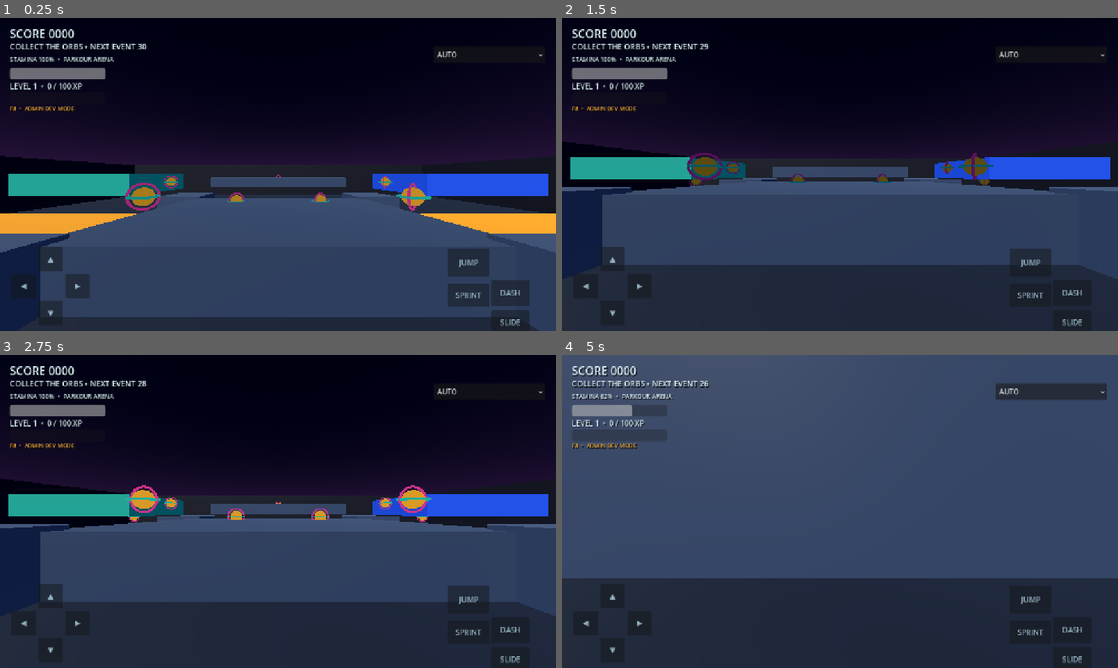
Above: before the commit, frames 1-4 (two rows, left to right).
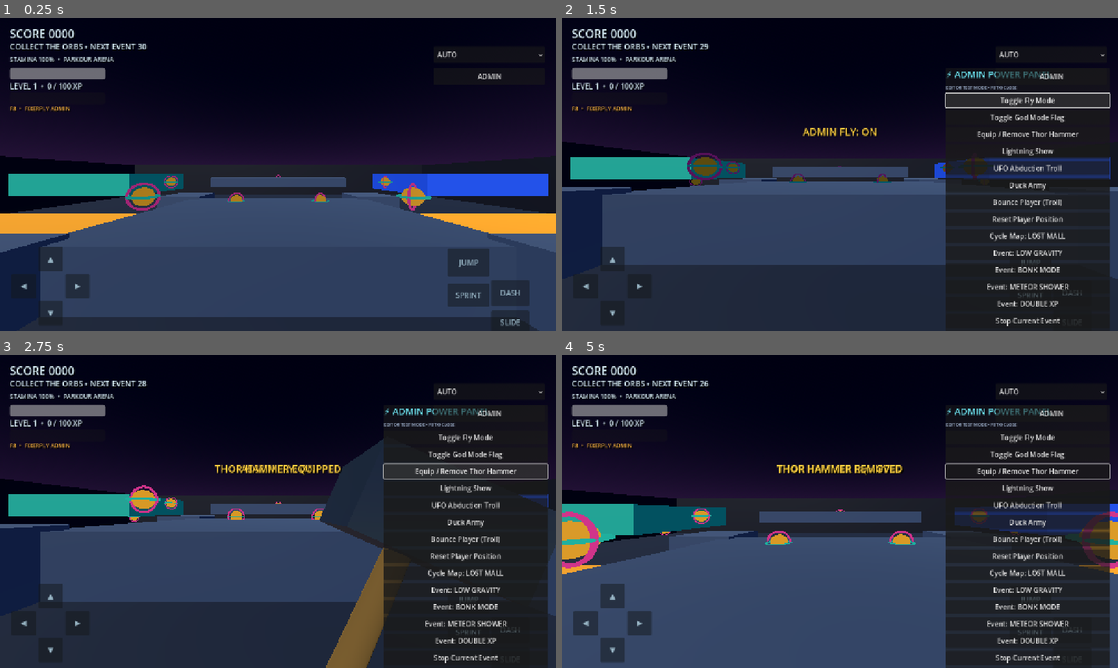
Above: after the commit, the same moments.

Repository: cemilocaq-star/Game
Game: Godot game, scene res://main.tscn
The game is run twice, just before and just after one commit, with the same random seed, the same clock (stepped at 60 frames per second) and the same inputs.
Inputs (mouse positions are in pixels of both pictures, inside the frame that each line leads up to):
- Up to frame 1 (0.25 s): no input
- Up to frame 2 (1.5 s): click (1051, 77) at 0.5 s, where only the run after the commit has a clickable "ADMIN"; click (1029, 99) at 1.25 s, where only the run after the commit has a clickable "Toggle Fly Mode"
- Up to frame 3 (2.75 s): click (467, 470) at 2 s, where only the run after the commit has a clickable "Equip / Remove Thor Hammer"
- Up to frame 4 (5 s): tap Enter at 2.75 s; move the mouse to (867, 511) at 2.77 s; hold W (move_forward) from 2.78 s (still down); tap Q (dash) at 2.85 s; tap Space (jump) at 3.02, 3.77 s; move the mouse to (812, 511) at 3.52 s; tap Ctrl (slide) at 3.6 s; move the mouse to (851, 505) at 4.27 s; hold Shift (sprint) from 4.28 s (still down)

The runs differ from the first frame. In frame 1, 0.2% of the frame differs, in the area x 4-91%, y 17-30%; in frame 2, 16%; in frame 3, 21%; in frame 4, 82%, in the area x 0-100%, y 0-100%.

Commit message:
Grant local admin panel to FixerPly player identity

Diff:
--- a/scripts/main.gd
+++ b/scripts/main.gd
@@ -1,6 +1,8 @@
 extends Node3D
 
 const PLAYER_SCRIPT = preload("res://scripts/player.gd")
+const ADMIN_PLAYER_NAME := "FixerPly"
+const DEFAULT_PLAYER_NAME := "FixerPly"
 const ROUND_SECONDS := 300.0
 const EVENT_INTERVAL := 30.0
 const EVENT_DURATION := 12.0
@@ -47,8 +49,8 @@
 
 func _ready() -> void:
 	rng.randomize()
-	# Admin tools are deliberately editor-only until the game has server-side accounts/roles.
-	admin_available = OS.has_feature("editor")
+	# Offline prototype identity. Multiplayer builds must replace this with server-authenticated account roles.
+	admin_available = false
 	progression = ProgressionManager.new()
 	add_child(progression)
 	progression.level_up.connect(_on_level_up)
@@ -180,6 +182,9 @@
 func _spawn_player() -> void:
 	player = PLAYER_SCRIPT.new()
 	player.name = "LocalPlayer"
+	player.player_name = DEFAULT_PLAYER_NAME
+	player.is_admin = player.player_name == ADMIN_PLAYER_NAME
+	admin_available = player.is_admin
 	player.position = Vector3(0, 1.5, 6)
 	player.collected.connect(_on_collected)
 	add_child(player)
@@ -337,9 +342,19 @@
 		_build_touch_controls(root)
 	if admin_available:
 		_build_admin_panel(root)
+		var admin_button := Button.new()
+		admin_button.text = "ADMIN"
+		admin_button.anchor_left = 0.78
+		admin_button.anchor_right = 0.98
+		admin_button.anchor_top = 0.16
+		admin_button.anchor_bottom = 0.16
+		admin_button.offset_top = 0
+		admin_button.offset_bottom = 38
+		admin_button.pressed.connect(_toggle_admin_panel)
+		root.add_child(admin_button)
 
 func _build_admin_panel(root: Control) -> void:
-	admin_hint = _make_label(root, "F8  •  ADMIN DEV MODE", Vector2(22, 198), 13)
+	admin_hint = _make_label(root, "F8  •  FIXERPLY ADMIN", Vector2(22, 198), 13)
 	admin_hint.add_theme_color_override("font_color", Color(1.0, 0.72, 0.25))
 	admin_panel = PanelContainer.new()
 	admin_panel.name = "AdminPowerPanel"
--- a/scripts/player.gd
+++ b/scripts/player.gd
@@ -35,6 +35,8 @@
 var _jump_buffer_left := 0.0
 var _coyote_left := 0.0
 var _is_sliding := false
+var player_name := "Player"
+var is_admin := false
 var admin_fly_enabled := false
 var admin_god_mode := false
 var admin_hammer_equipped := false
@@ -189,11 +191,15 @@
 	stamina -= 20.0
 
 func set_admin_fly(enabled: bool) -> void:
+	if not is_admin:
+		return
 	admin_fly_enabled = enabled
 	if not enabled:
 		velocity = Vector3.ZERO
 
 func toggle_admin_hammer() -> void:
+	if not is_admin:
+		return
 	admin_hammer_equipped = not admin_hammer_equipped
 	if admin_hammer_equipped:
 		_admin_hammer = Node3D.new()
Not shown, changed: docs/MIGRATION_AUDIT_AZ.md
